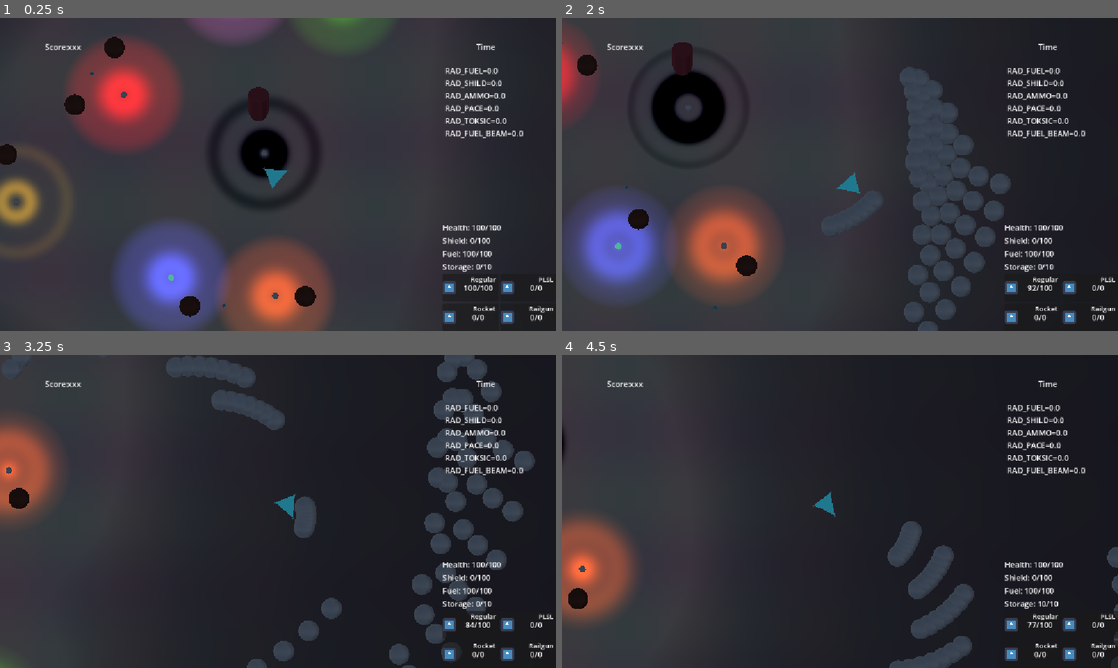
Above: before the commit, frames 1-4 (two rows, left to right).
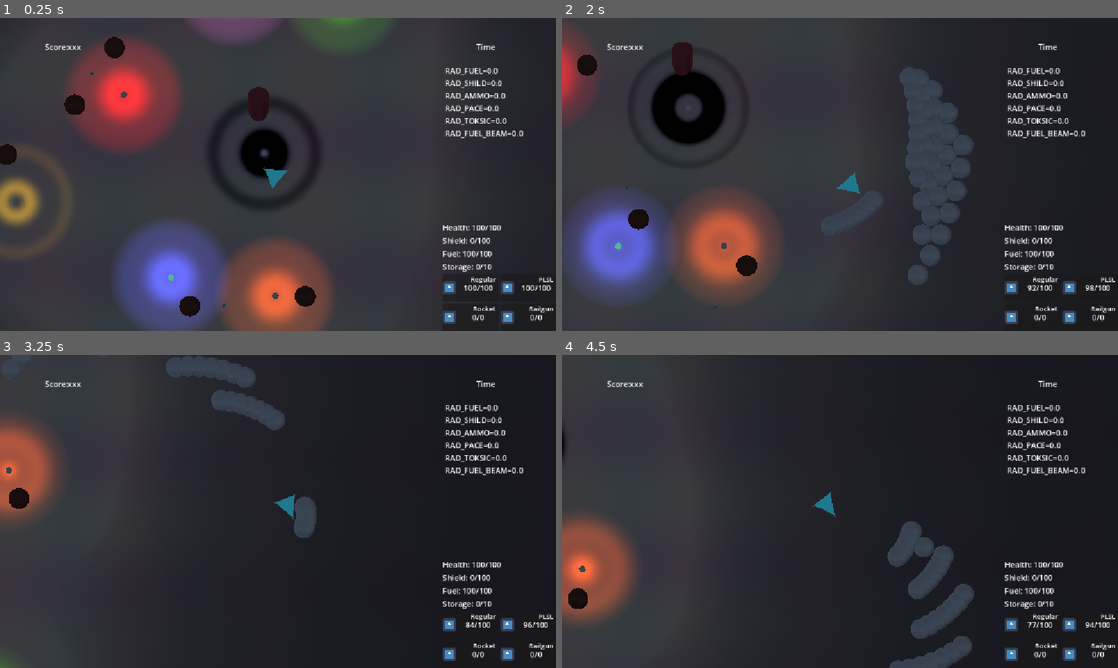
Above: after the commit, the same moments.

Repository: forklovee/SpaceJam2026
Game: Godot game, scene res://main.tscn
Same seed, same stepped clock (60 frames per second), same inputs: the game is played once before the commit and once after it. The engine's default icon, where the game draws it, is replaced by a stand-in: a white triangle on a blue panel in a dark square.
Inputs (mouse positions are in pixels of both pictures, inside the frame that each line leads up to):
- Up to frame 1 (0.25 s): no input
- Up to frame 2 (2 s): move the mouse to (962, 158) at 0.52 s; press the mouse at (962, 158) at 0.53 s; hold D (Right) 0.53-1.28 s; right-click (962, 158) at 0.8 s; move the mouse to (728, 190) at 1.27 s; release the mouse at (728, 190) at 1.28 s; hold S (Down) from 1.28 s (still down); right-click (728, 190) at 1.35 s; click (728, 190) at 1.55 s
- Up to frame 3 (3.25 s): move the mouse to (333, 442) at 2.02 s; release S (Down) at 2.03 s; press the mouse at (333, 442) at 2.03 s; hold D (Right) 2.03-2.78 s; right-click (333, 442) at 2.3 s; move the mouse to (250, 574) at 2.77 s; release the mouse at (250, 574) at 2.78 s; hold W (Up) from 2.78 s (still down); right-click (250, 574) at 2.85 s; click (250, 574) at 3.05 s
- Up to frame 4 (4.5 s): move the mouse to (1006, 558) at 3.52 s; release W (Up) at 3.53 s; press the mouse at (1006, 558) at 3.53 s; hold A (Left) from 3.53 s (still down); right-click (1006, 558) at 3.8 s; move the mouse to (673, 464) at 4.27 s; release the mouse at (673, 464) at 4.28 s; right-click (673, 464) at 4.35 s

The runs differ from the first frame. In frame 1, less than 0.1% of the frame differs, in the area x 93-100%, y 85-88%; in frame 2, 2.6%; in frame 3, 6.5%, in the area x 44-99%, y 0-100%; in frame 4, 0.5%.

Commit message:
PLSL gun + range

Diff:
--- a/Ship/Gun/Bullets/bullet.gd
+++ b/Ship/Gun/Bullets/bullet.gd
@@ -11,15 +11,17 @@
 
 var instigator = null
 var velocity: Vector3
+var damage: int
+var max_range: float
 
-var spawn_time: int
+var start_position: Vector3
 
-func _ready() -> void:
-	spawn_time = Time.get_ticks_msec()
-
-func shoot(new_instigator: Node3D, new_velocity: Vector3):
+func shoot(new_instigator: Node3D, new_damage: int, new_max_range: float, new_velocity: Vector3):
 	instigator = new_instigator
+	damage = new_damage
+	max_range = new_max_range
 	velocity = new_velocity
+	start_position = global_position
 
 func _process(delta: float) -> void:
 	if instigator == null:
@@ -27,7 +29,7 @@
 
 	if is_queued_for_deletion():
 		return
-	if (Time.get_ticks_msec() - spawn_time) * 0.001 > AUTOKILL_TIME:
+	if start_position.distance_to(global_position) > max_range:
 		queue_free()
 		return
 
--- a/Ship/Gun/gun.gd
+++ b/Ship/Gun/gun.gd
@@ -3,7 +3,10 @@
 @export_range(1, 3) var level: int = 1
 @export var bullet_type: Bullet3D.Type
 
+@export var target_gun_slots: Array[GunSlot.GunSlotTargets] = [GunSlot.GunSlotTargets.Nose]
+
 @export var damage: int = 5
+@export var range: float = 2.0
 @export var firerate_sec: float = 0.1
 @export var bullet_speed: float = 10.0
 @export var max_ammo: int = 100
@@ -27,5 +30,6 @@
 	Game.level.add_child(bullet)
 	ammo -= 1
 
-	bullet.global_transform = global_transform
-	bullet.shoot(instigator, bullet_speed*instigator.get_forward())
+	var slot := instigator.get_gun_slot(GunSlot.GunSlotTargets.Nose)
+	bullet.global_transform = slot.global_transform
+	bullet.shoot(instigator, damage, range, bullet_speed*instigator.get_forward())
--- a/Ship/Gun/gun_slot.gd
+++ b/Ship/Gun/gun_slot.gd
@@ -1 +1,9 @@
 class_name GunSlot extends Marker3D
+
+enum GunSlotTargets{
+	Nose,
+	WingL,
+	WingR
+}
+
+@export var type: GunSlotTargets
--- /dev/null
+++ b/Ship/Gun/plsl_gun.gd
@@ -0,0 +1,34 @@
+class_name PLSLGun extends Gun
+
+var shot_count = 0
+
+func shoot(instigator: Ship):
+	if !can_shoot():
+		return
+
+	last_shoot_time = Time.get_ticks_msec()
+
+	ammo -= 1
+	shot_count = (shot_count + 1) % 2
+
+	var target_range := range
+	var target_speed := bullet_speed
+	match level:
+		2:
+			target_range *= 1.1
+		3:
+			target_range *= 1.1
+			target_speed *= 1.05
+
+	var target_slot: GunSlot = null
+	if shot_count == 0:
+		target_slot = instigator.get_gun_slot(GunSlot.GunSlotTargets.WingL)
+	else:
+		target_slot = instigator.get_gun_slot(GunSlot.GunSlotTargets.WingR)
+
+	var bullet: Bullet3D = Data.get_bullet_resource(bullet_type).instantiate()
+	Game.level.add_child(bullet)
+
+	bullet.global_transform = target_slot.global_transform
+	var forward := instigator.get_forward()
+	bullet.shoot(instigator, damage, target_range, target_speed*forward)
--- /dev/null
+++ b/Ship/Gun/plsl_gun.tscn
@@ -0,0 +1,13 @@
+[gd_scene format=3 uid="uid://vit26vtugxqg"]
+
+[ext_resource type="Script" uid="uid://pn1fqvb4dgxr" path="res://Ship/Gun/plsl_gun.gd" id="1_yg8dt"]
+
+[node name="PLSLGun" type="Node3D" unique_id=325331390]
+script = ExtResource("1_yg8dt")
+bullet_type = 1
+target_gun_slots = Array[int]([1, 2])
+damage = 25
+range = 10.0
+firerate_sec = 0.2
+bullet_speed = 35.0
+metadata/_custom_type_script = "uid://bty5ejl7c7k30"
--- a/Ship/Gun/regular_gun.gd
+++ b/Ship/Gun/regular_gun.gd
@@ -11,6 +11,18 @@
 
 	ammo -= 1
 
+	var target_range := range
+	var target_damage := damage
+	var target_speed := bullet_speed
+	match level:
+		2:
+			target_range *= 1.1
+			target_speed *= 1.05
+		3:
+			target_damage *= 1.05
+			target_range *= 1.1
+			target_speed *= 1.05
+
 	var angle_step_deg: float = (spread_deg * 2.0) / bullets_per_shot
 	var forward := instigator.get_forward().rotated(Vector3.UP, -deg_to_rad(spread_deg))
 	for i in range(bullets_per_shot):
@@ -22,4 +34,4 @@
 			instigator.global_basis,
 			instigator.global_position + (0.2*forward)
 		)
-		bullet.shoot(instigator, bullet_speed*forward)
+		bullet.shoot(instigator, target_damage, target_range, target_speed*forward)
--- a/Ship/Gun/regular_gun.tscn
+++ b/Ship/Gun/regular_gun.tscn
@@ -4,4 +4,6 @@
 
 [node name="RegularGun" type="Node3D" unique_id=325331390]
 script = ExtResource("1_pq7ms")
+damage = 10
+range = 12.0
 metadata/_custom_type_script = "uid://bty5ejl7c7k30"
--- a/Ship/PlayerShip/player_ship.tscn
+++ b/Ship/PlayerShip/player_ship.tscn
@@ -2,6 +2,7 @@
 
 [ext_resource type="PackedScene" uid="uid://idcyet8cqbav" path="res://Ship/base_ship.tscn" id="1_4ff6c"]
 [ext_resource type="PackedScene" uid="uid://cnkt4114trhuc" path="res://Ship/Gun/regular_gun.tscn" id="2_d1b4h"]
+[ext_resource type="PackedScene" uid="uid://vit26vtugxqg" path="res://Ship/Gun/plsl_gun.tscn" id="3_wtuya"]
 
 [sub_resource type="StandardMaterial3D" id="StandardMaterial3D_4ff6c"]
 albedo_color = Color(0.3372549, 1, 1, 1)
@@ -11,9 +12,12 @@
 [node name="MeshInstance3D" parent="." index="0" unique_id=1993636732]
 surface_material_override/0 = SubResource("StandardMaterial3D_4ff6c")
 
-[node name="GunSlot" parent="." index="4" unique_id=886972490]
+[node name="Nose_GunSlot" parent="." index="4" unique_id=886972490]
 transform = Transform3D(1, 0, 0, 0, 1, 0, 0, 0, 1, 0, 0, -0.54223883)
 
-[node name="RegularGun" parent="GunSlot" index="0" unique_id=325331390 instance=ExtResource("2_d1b4h")]
+[node name="RegularGun" parent="Nose_GunSlot" index="0" unique_id=325331390 instance=ExtResource("2_d1b4h")]
 bullets_per_shot = 7
 spread_deg = 18.289
+
+[node name="PLSLGun" parent="WingL_GunSlot" parent_id_path=PackedInt32Array(1491398764) index="0" unique_id=1145110875 instance=ExtResource("3_wtuya")]
+target_gun_slots = Array[int]([1, 2])
--- a/Ship/base_ship.tscn
+++ b/Ship/base_ship.tscn
@@ -55,6 +55,18 @@
 transform = Transform3D(0.1, 0, 0, 0, 0.1, 0, 0, 0, 0.1, 0, 0, 0)
 mesh = SubResource("SphereMesh_bv82c")
 
-[node name="GunSlot" type="Marker3D" parent="." unique_id=886972490]
+[node name="Nose_GunSlot" type="Marker3D" parent="." unique_id=886972490]
 script = ExtResource("4_pimxe")
 metadata/_custom_type_script = "uid://d4hsl8ystudtd"
+
+[node name="WingL_GunSlot" type="Marker3D" parent="." unique_id=1491398764]
+transform = Transform3D(1, 0, 0, 0, 1, 0, 0, 0, 1, -0.376, 0, 0)
+script = ExtResource("4_pimxe")
+type = 1
+metadata/_custom_type_script = "uid://d4hsl8ystudtd"
+
+[node name="WingR_GunSlot" type="Marker3D" parent="." unique_id=1193505125]
+transform = Transform3D(1, 0, 0, 0, 1, 0, 0, 0, 1, 0.37567693, 0, 0)
+script = ExtResource("4_pimxe")
+type = 2
+metadata/_custom_type_script = "uid://d4hsl8ystudtd"
--- a/Ship/ship.gd
+++ b/Ship/ship.gd
@@ -24,12 +24,13 @@
 @export var speed: float = 12.0
 
 var weapons: Array[Gun] = []
+var gun_slots: Dictionary[GunSlot.GunSlotTargets, GunSlot] = {}
 
 var steering_direction: Vector2
 var movement_direction: Vector2
 
 func _ready() -> void:
-	update_weapons()
+	update_weapons_and_gunslots()
 
 func _physics_process(delta: float) -> void:
 	radiation_query.update()
@@ -63,9 +64,12 @@
 		pre_target_direction, 0.1
 	)
 
-func update_weapons():
+func update_weapons_and_gunslots():
 	weapons = []
+	gun_slots = {}
 	for slot in get_children().filter(func(ch): return ch is GunSlot):
+		slot = slot as GunSlot
+		gun_slots[slot.type] = slot
 		if slot.get_child_count() > 0 && slot.get_child(0) is Gun:
 			weapons.append(slot.get_child(0))
 
@@ -80,6 +84,9 @@
 func get_ammo_count(bullet_type: Bullet3D.Type) -> int:
 	var gun: Gun = get_gun_of_ammo_type(bullet_type)
 	return gun.ammo if gun != null else 0
+
+func get_gun_slot(gun_slot_enum: GunSlot.GunSlotTargets) -> GunSlot:
+	return gun_slots.get(gun_slot_enum, null)
 
 func shoot(weapon_id: int):
 	if weapon_id >= weapons.size():
Not shown, added: Ship/Gun/plsl_gun.gd.uid
